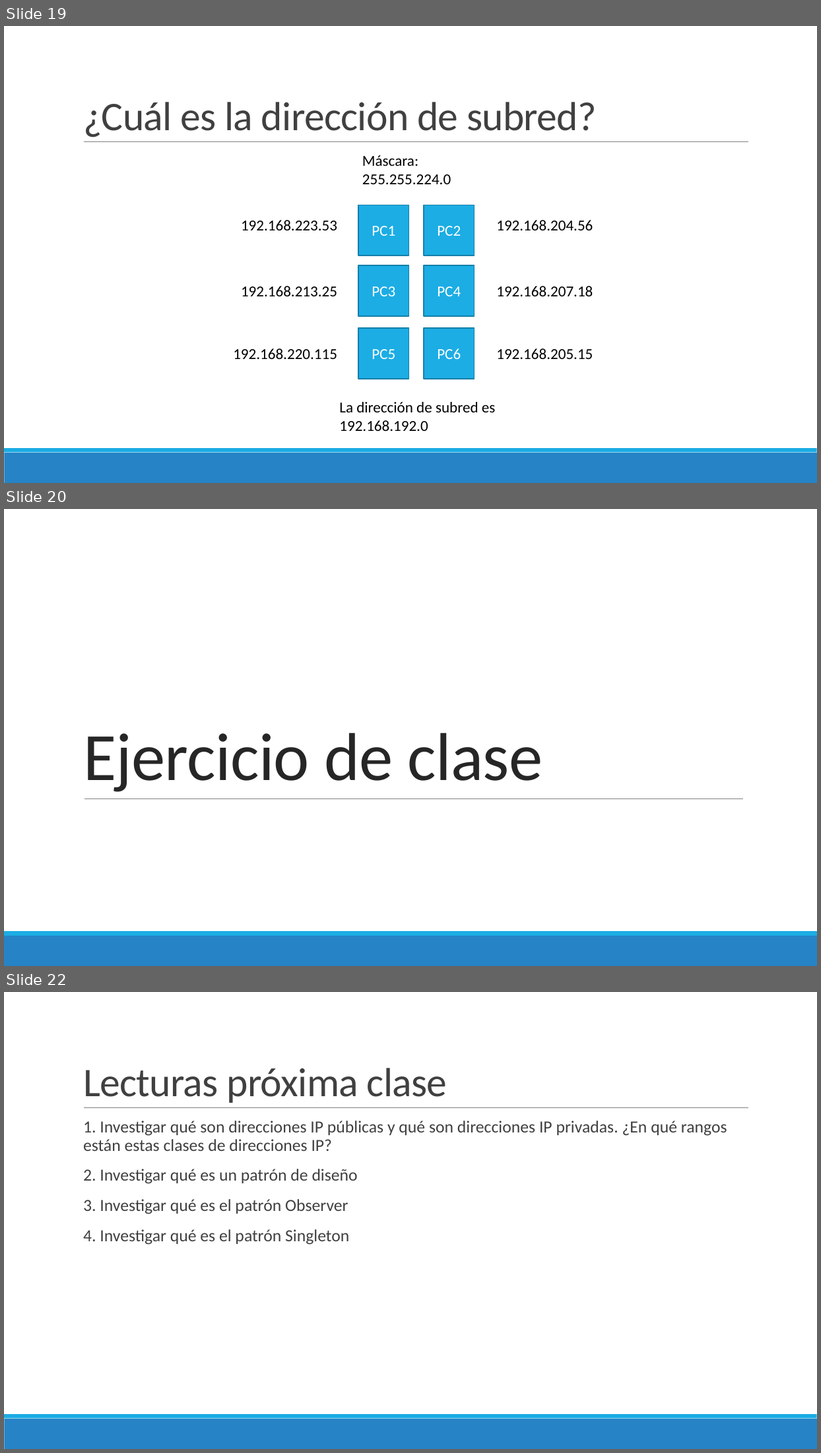
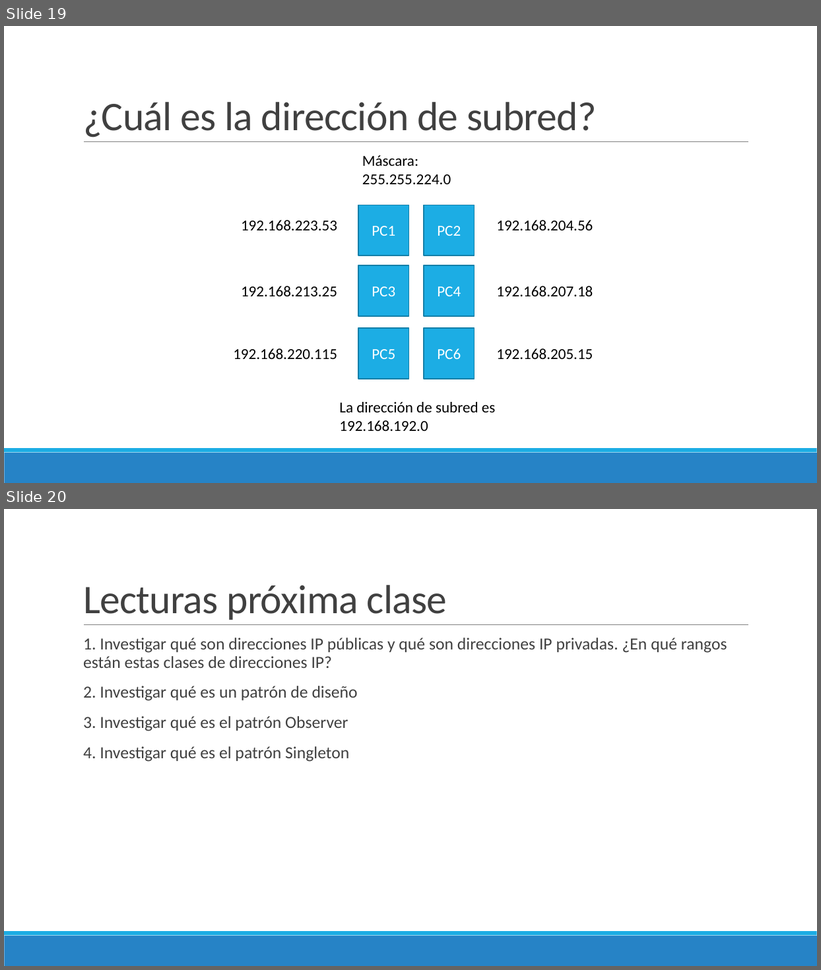
Before and after one commit to Domiciano/ProgramRed192, a slide deck: Clase1/Presentación.pptx. Shown one above the other, each under a label of ours: slides 19, 20 and 22 before the commit, slides 19 and 20 after it; the slides between them are not shown. The pictures are 821x1453 and 821x970 pixels, drawn with LibreOffice and Linux fonts; fonts in the diff are those of the drawing. Boxes give left, top, right and bottom in pixels: in the first picture for what was removed or moved away, otherwise in the second. Text is boxed around its words. In the diff, an @@ line names an element or a change of style, - is before the commit and + after.

```diff
--- a/Clase1/Presentación.pptx
+++ b/Clase1/Presentación.pptx
@@ slide 20 removed at [4, 509, 817, 966], background #FFFFFF; not listed: 2 template elements that a slide beside it also shows @@
@@ title removed at [83, 733, 543, 792] @@
-Ejercicio de clase
@@ line removed from (85, 799) to (743, 799) @@
@@ what was slide 22 is now slide 20 @@
```
Also in this commit, not shown: 1 other slide removed, 1 other file.
